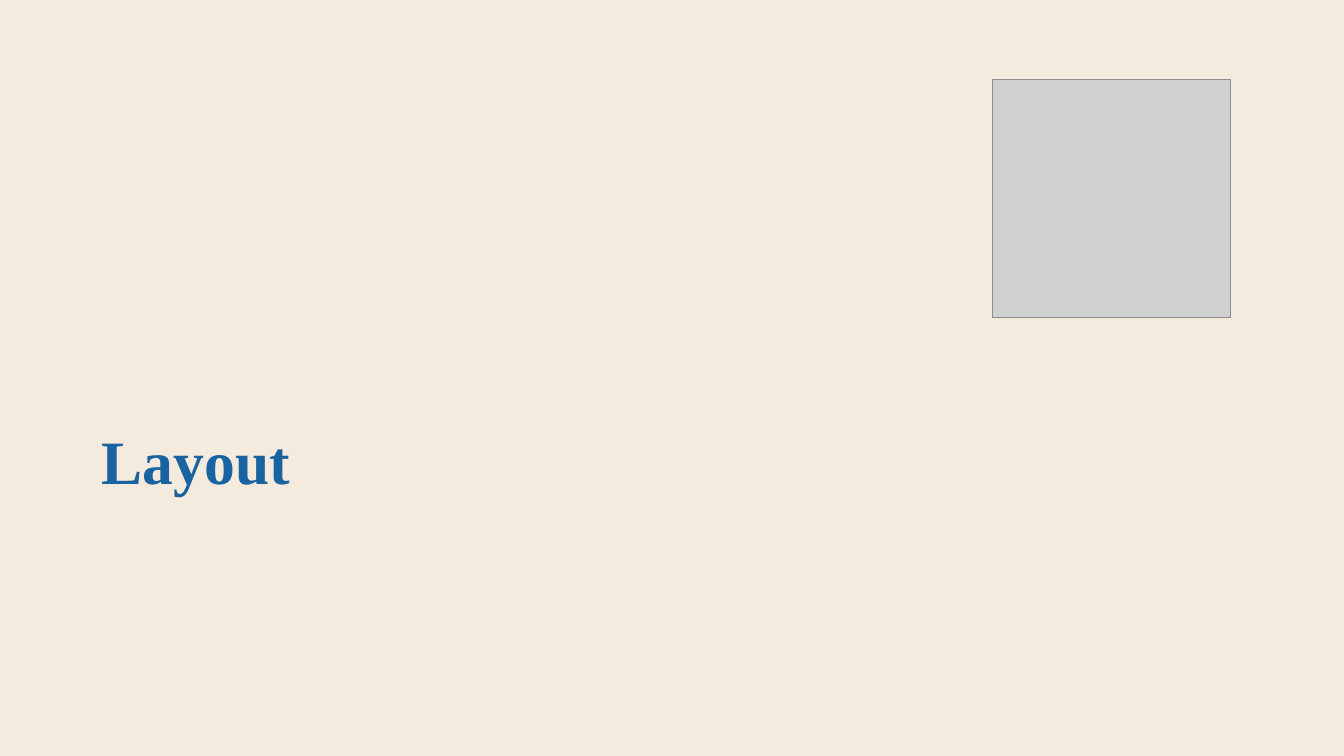
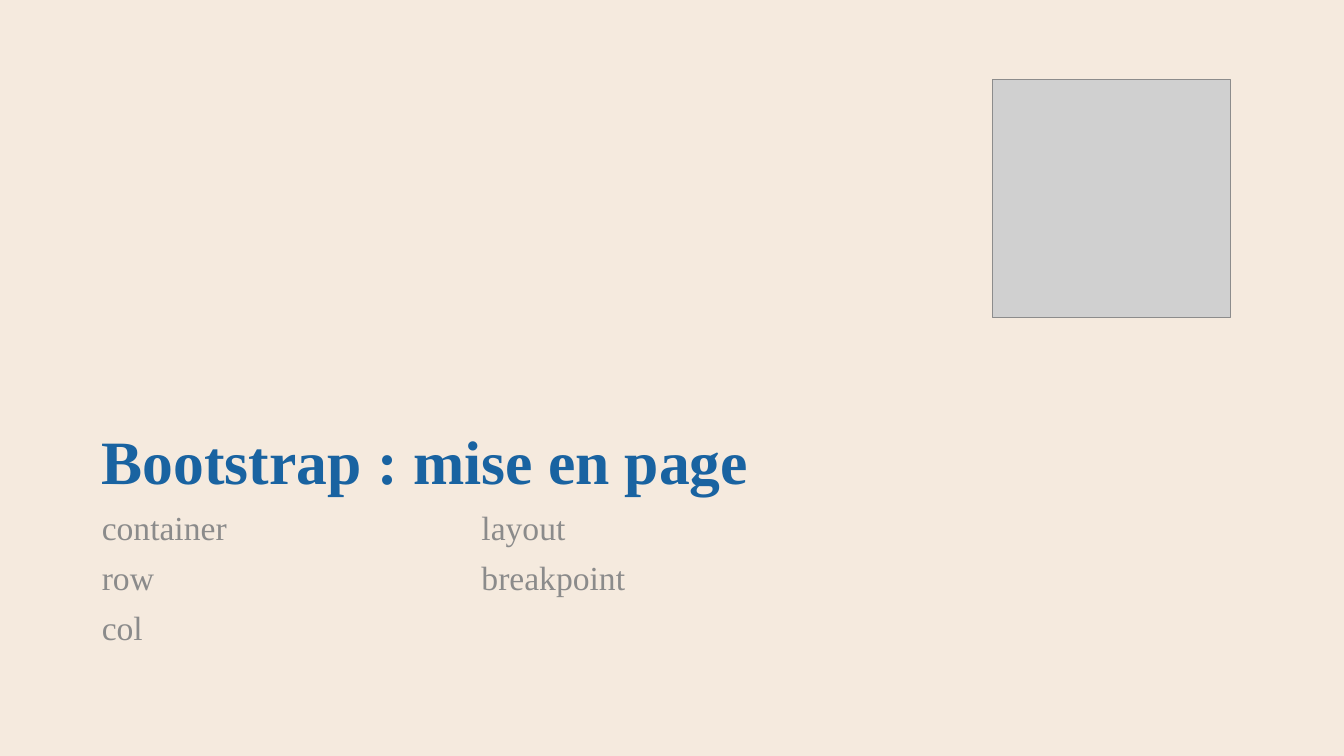
Before and after one commit to AlainWafflard/4IPW3, a slide deck: slide 13 of syllabus/15_mise_en_forme_bootstrap/syllabus_15_bootstrap.pptx. Drawn at 1344x756 pixels with LibreOffice and Linux fonts; fonts in the diff are those of the drawing; grey boxes stand for pictures; background and template pictures are left out. Boxes give left, top, right and bottom in pixels: in the first picture for what was removed or moved away, otherwise in the second. Text is boxed around its words. In the diff, an @@ line names an element or a change of style, - is before the commit and + after.

Commit message:
2026/03/17 : - update chap 14 : visibility - update chap 15 : mise à jour du marché

```diff
--- a/syllabus/15_mise_en_forme_bootstrap/syllabus_15_bootstrap.pptx
+++ b/syllabus/15_mise_en_forme_bootstrap/syllabus_15_bootstrap.pptx
@@ title at box(102, 441, 748, 496): text changed @@
-Layout
+Bootstrap : mise en page
@@ text added at box(102, 517, 625, 640), 24 pt, text #8C8C8C @@
+container
+row
+col
+layout
+breakpoint
```
Also in this commit, not shown: 19 other slides changed, 1 slide added, 15 other files.
